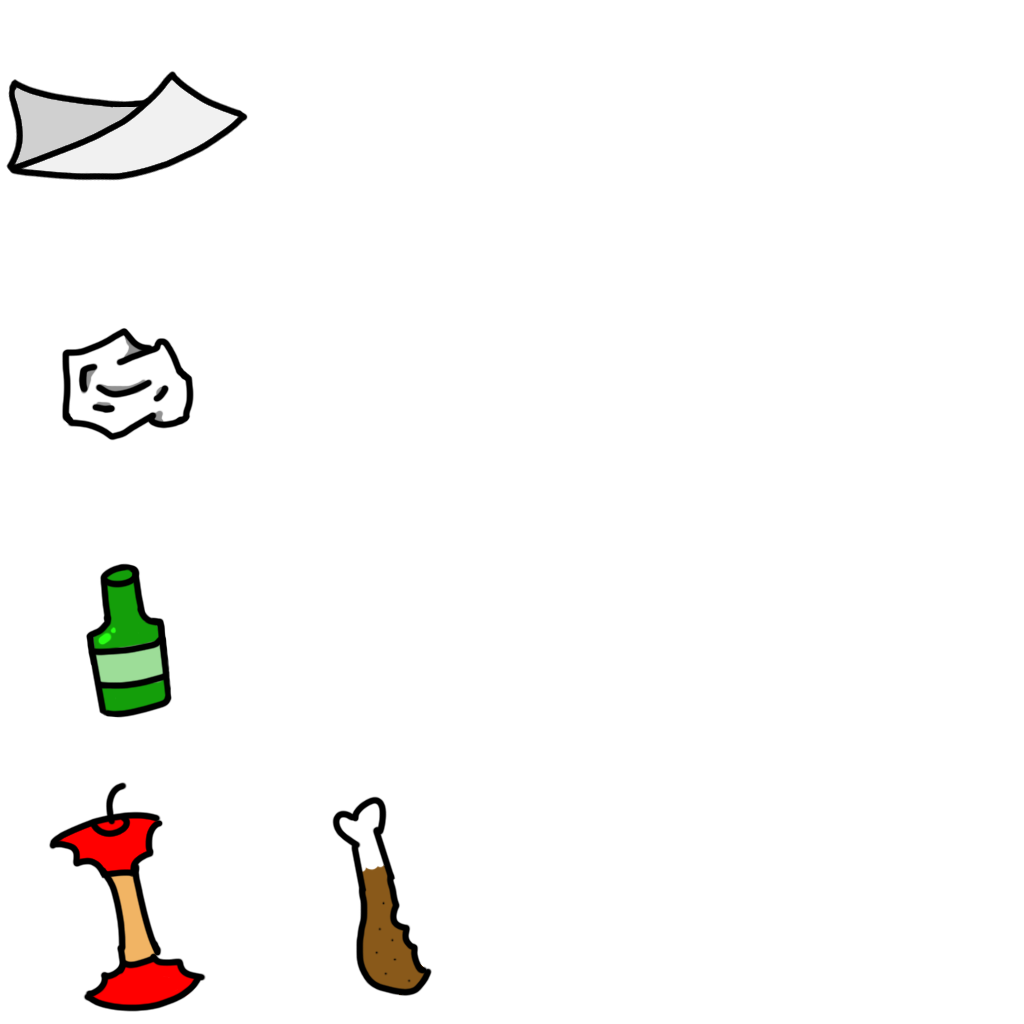
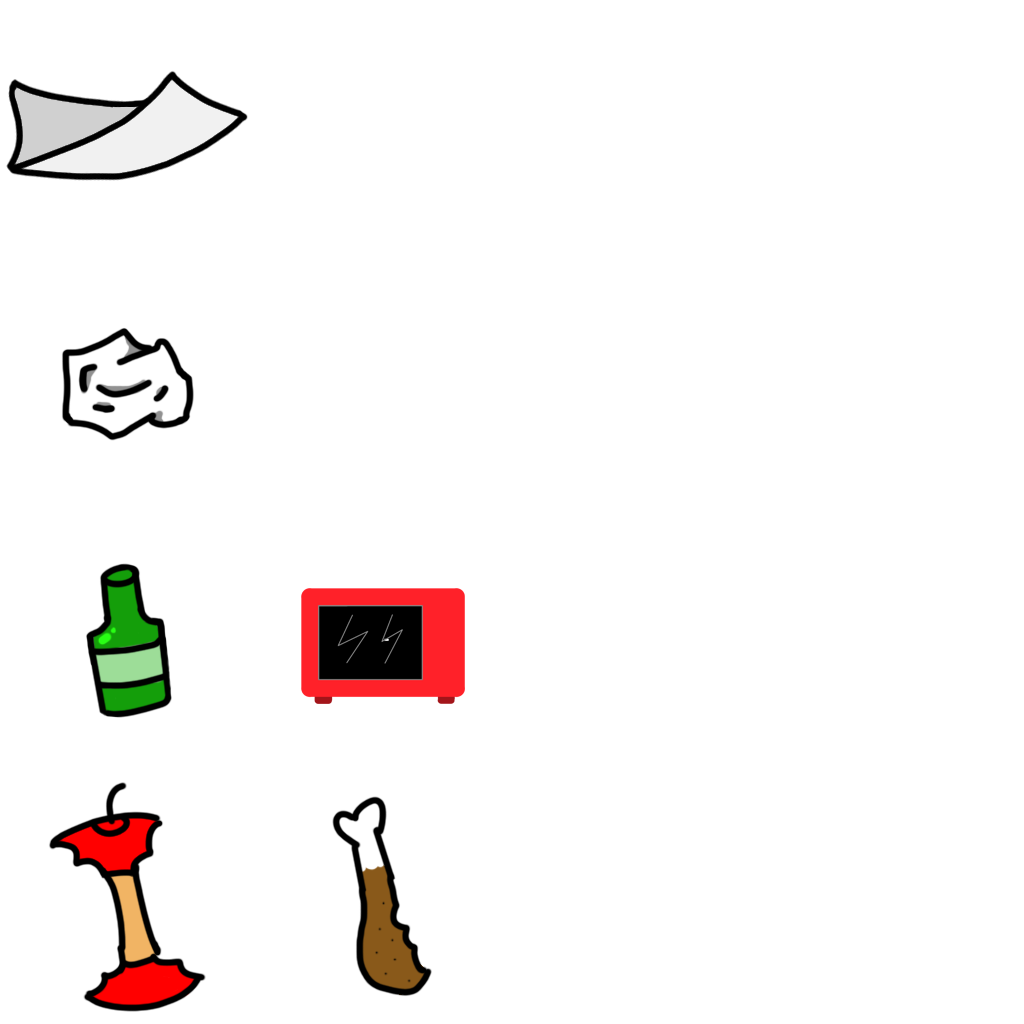
Layer changes from the first 1024 × 1024 image to the second:
added layer "레이어 1" above "Layer 7" over [301, 588, 465, 704]
